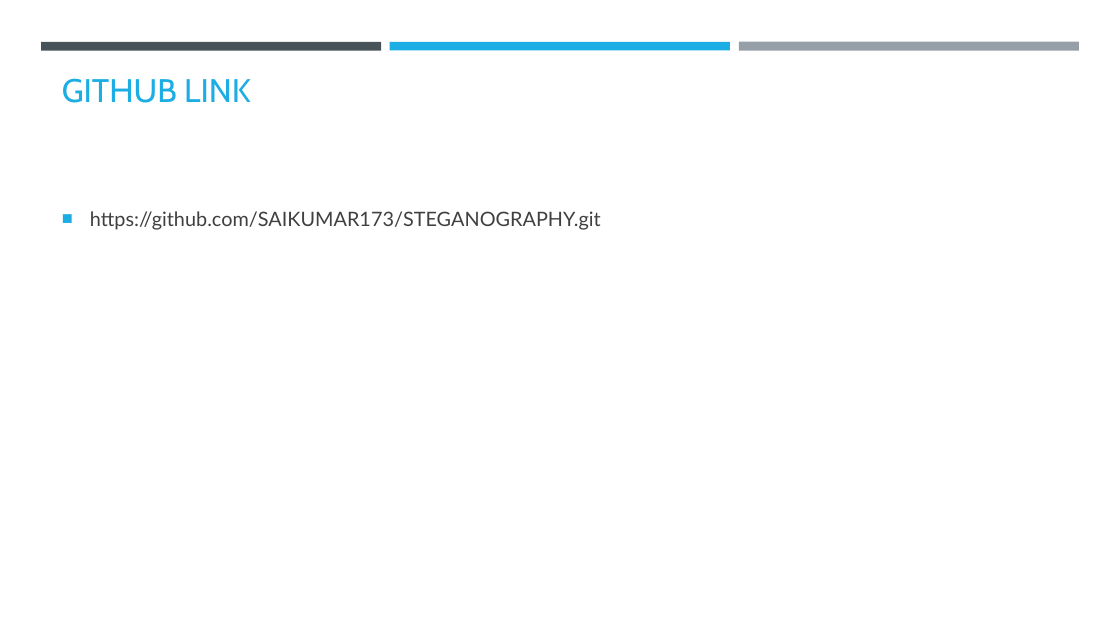
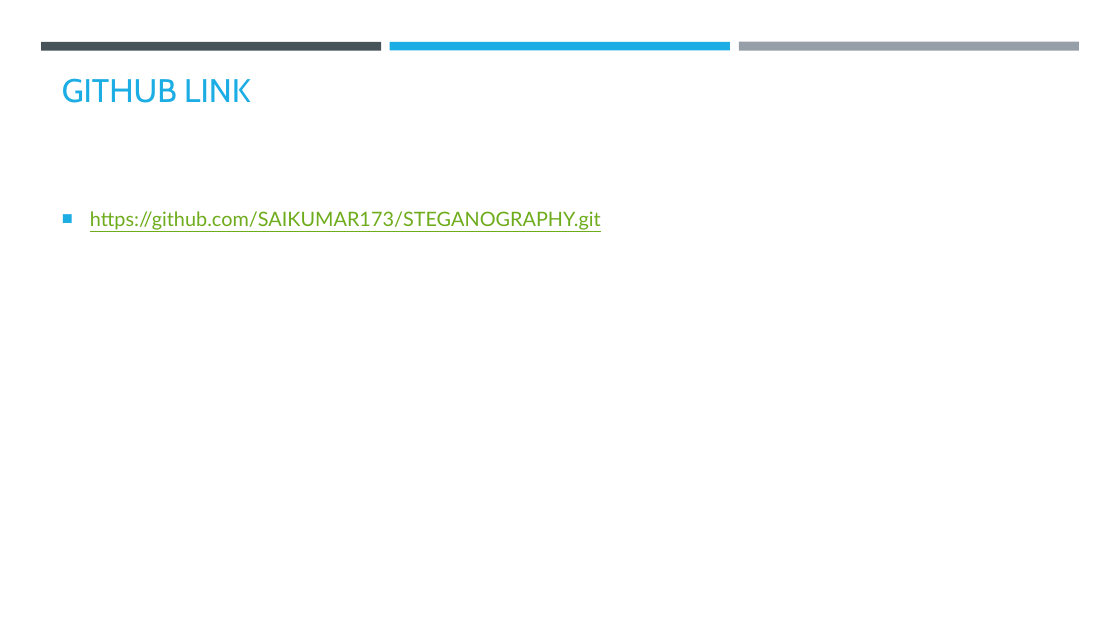
Before and after one commit to SAIKUMAR173/STEGANOGRAPHY, a slide deck: slide 9 of STEGO_PPT.pptx. Drawn at 1120x630 pixels with LibreOffice and Linux fonts; fonts in the diff are those of the drawing; background and template pictures are left out. Boxes give left, top, right and bottom in pixels: in the first picture for what was removed or moved away, otherwise in the second. Text is boxed around its words. In the diff, an @@ line names an element or a change of style, - is before the commit and + after.

```diff
--- a/STEGO_PPT.pptx
+++ b/STEGO_PPT.pptx
@@ text "https://github.com/SAIKUMAR173/STEGANOGRAPHY.git" at [90, 211, 601, 230]: text colour #404040 to #6EAC1C, underline on @@
```
